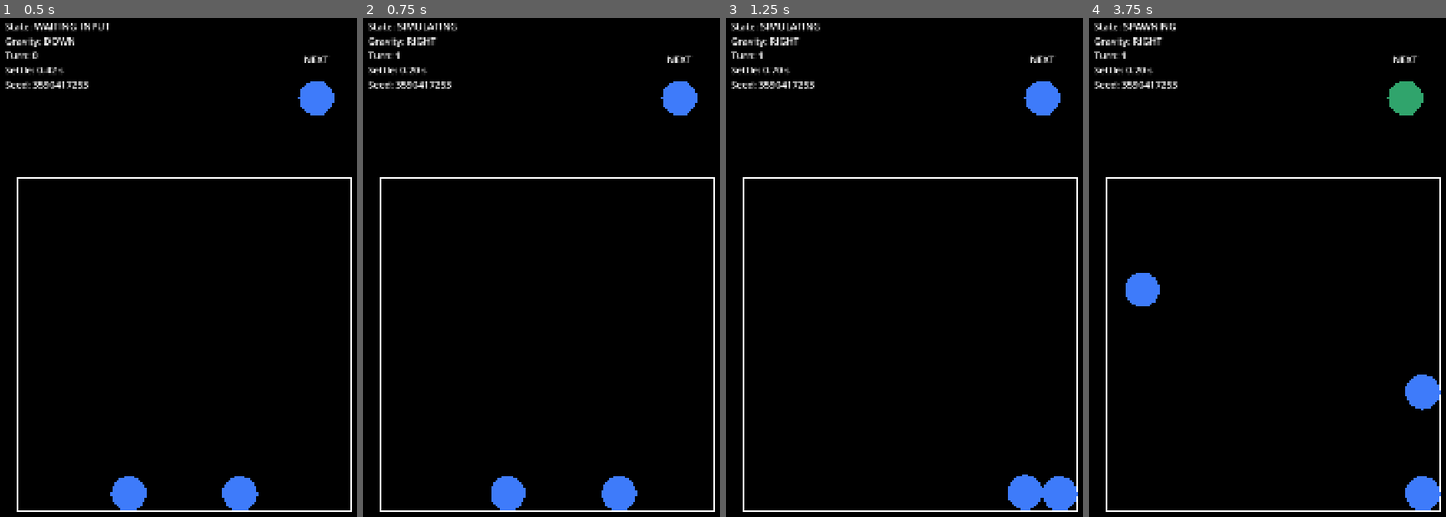
Above: before the commit, frames 1-4 (left to right).
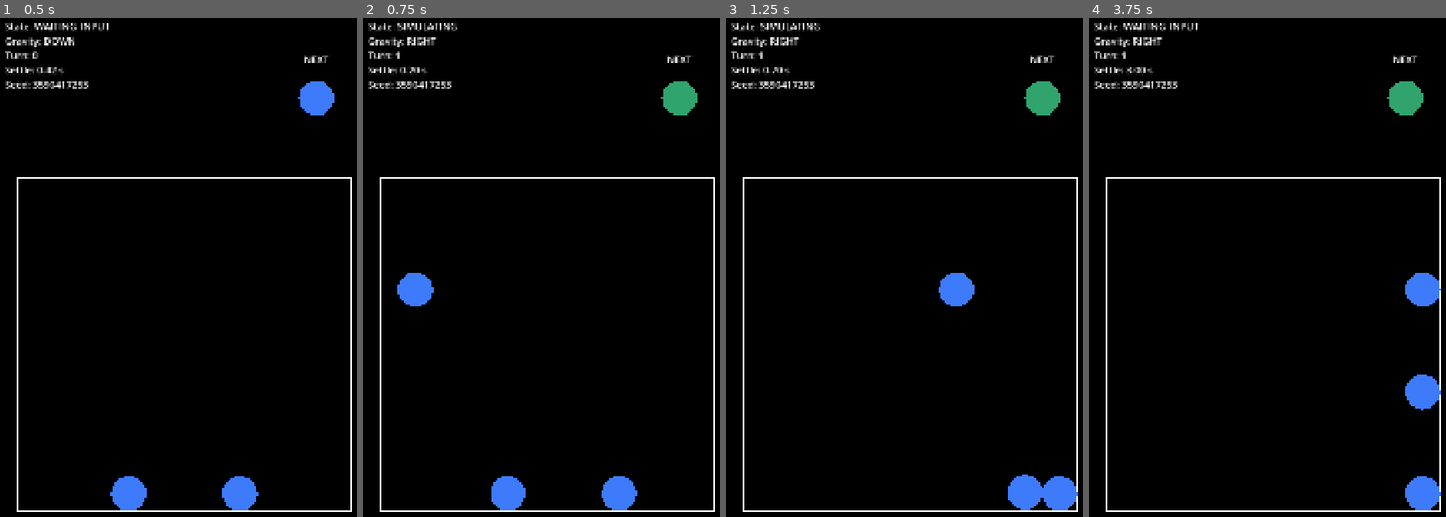
Above: after the commit, the same moments.

Repository: jeongmo-dot/gravity_orb
Game: Godot game, scene res://scenes/Main.tscn
Same seed, same stepped clock (60 frames per second), same inputs: the game is played once before the commit and once after it.
Inputs (mouse positions are in pixels of both pictures, inside the frame that each line leads up to):
- Up to frame 1 (0.5 s): no input
- Up to frame 2 (0.75 s): move the mouse to (630, 312) at 0.52 s; hold Right (gravity_right) from 0.53 s (still down); click (630, 312) at 0.67 s
- Up to frame 3 (1.25 s): keep holding Right (gravity_right)
- Up to frame 4 (3.75 s): release Right (gravity_right) at 1.25 s; drag from (1199, 377) to (1253, 477) at 1.27 s; move the mouse to (1310, 197) at 2.02 s; hold Right (gravity_right) 2.03-2.75 s; drag from (1253, 477) to (1160, 242) at 2.77 s; move the mouse to (1385, 442) at 3.52 s; hold Left (gravity_left) from 3.53 s (still down)

Frame 1 is identical in both runs. In frame 2, 1.1% of the frame differs, in the area x 9-94%, y 12-58%; in frame 3, 1.1%; in frame 4, 1.3%, in the area x 9-99%, y 1-58%.

Commit message:
[#6 M4] 스와이프 순간 구체 생성

Diff:
--- a/scripts/core/TurnManager.gd
+++ b/scripts/core/TurnManager.gd
@@ -43,12 +43,17 @@
 	_board.set_gravity(gravity)
 	gravity_changed.emit(gravity)
 	turn_started.emit(turn_index, gravity)
-	_begin_settle()
-	_set_state(State.SIMULATING)
+	_set_state(State.SPAWNING)
 
 
 func _physics_process(delta: float) -> void:
-	if state != State.SIMULATING and state != State.SPAWNING:
+	if state == State.SPAWNING:
+		_spawner.try_spawn(_board, gravity)
+		_begin_settle()
+		_set_state(State.SIMULATING)
+		return
+
+	if state != State.SIMULATING:
 		return
 
 	_settle_elapsed += delta
@@ -87,12 +92,6 @@
 		_set_state(State.WAITING_INPUT)
 		return
 
-	if state == State.SIMULATING:
-		_spawner.try_spawn(_board, gravity)
-		_begin_settle()
-		_set_state(State.SPAWNING)
-		return
-
 	_set_state(State.CHECK_GAMEOVER)
 	turn_finished.emit(turn_index, 0)
 	InputRouter.set_locked(false)
--- a/tests/scenarios/test_spawn_flow.gd
+++ b/tests/scenarios/test_spawn_flow.gd
@@ -6,6 +6,8 @@
 const HIGH_THRESHOLD: float = 1.0e9
 const WAIT_TIMEOUT_SECONDS: float = 8.0
 const POSITION_TOLERANCE: float = 0.001
+const OVERLAP_OBSERVE_SECONDS: float = 0.5
+const OVERLAP_PENETRATION_LIMIT: float = 10.0
 const REPRO_DIRECTIONS: Array[Vector2i] = [
 	Vector2i.DOWN,
 	Vector2i.LEFT,
@@ -108,8 +110,17 @@
 	var preview: Dictionary = spawner.peek_next()
 	_arm_spawn_capture(manager, board)
 
+	var frame_before_swipe: int = Engine.get_physics_frames()
 	manager.on_swipe(Vector2i.RIGHT)
-	await _wait_for_state(manager, TurnManager.State.SPAWNING)
+	assert_eq(manager.state, TurnManager.State.SPAWNING, "swipe enters SPAWNING")
+	await tree.physics_frame
+	assert_eq(manager.state, TurnManager.State.SIMULATING, "spawn starts simulation")
+	assert_eq(
+		Engine.get_physics_frames() - frame_before_swipe,
+		1,
+		"spawn happens on the next physics frame"
+	)
+	assert_eq(board.get_orbs().size(), 3, "one orb exists after one physics frame")
 	assert_eq(_captured_spawn["color"], preview["color"], "preview color")
 	assert_eq(_captured_spawn["level"], preview["level"], "preview level")
 	_assert_position_on_spawn_line(
@@ -135,7 +146,7 @@
 	_restore_config(snapshot)
 
 
-func test_three_turns_add_three_orbs_and_settle_in_spawning_state() -> void:
+func test_three_turns_spawn_before_one_settle_each() -> void:
 	var snapshot: Dictionary = _snapshot_config()
 	_set_fast_settle()
 	var fixture: Dictionary = await _create_ready_fixture(4005)
@@ -146,10 +157,11 @@
 	var directions: Array[Vector2i] = [Vector2i.RIGHT, Vector2i.UP, Vector2i.LEFT]
 
 	for direction: Vector2i in directions:
+		var orb_count_before: int = board.get_orbs().size()
 		manager.on_swipe(direction)
-		await _wait_for_state(manager, TurnManager.State.SPAWNING)
-		await tree.physics_frame
-		assert_eq(manager.state, TurnManager.State.SPAWNING, "SPAWNING persists for settle")
+		assert_eq(manager.state, TurnManager.State.SPAWNING, "swipe enters SPAWNING")
+		await _wait_for_state(manager, TurnManager.State.SIMULATING)
+		assert_eq(board.get_orbs().size(), orb_count_before + 1, "spawn precedes settling")
 		await _wait_for_state(manager, TurnManager.State.WAITING_INPUT)
 
 	assert_eq(board.get_orbs().size(), 5, "initial two plus three turn spawns")
@@ -157,8 +169,8 @@
 	for _turn: int in range(3):
 		expected_states.append_array(
 			[
+				TurnManager.State.SPAWNING,
 				TurnManager.State.SIMULATING,
-				TurnManager.State.SPAWNING,
 				TurnManager.State.CHECK_GAMEOVER,
 				TurnManager.State.WAITING_INPUT,
 			]
@@ -169,6 +181,132 @@
 	_restore_config(snapshot)
 
 
+func test_center_spawn_overlap_remains_inside_board_for_half_second() -> void:
+	var snapshot: Dictionary = _snapshot_config()
+	Config.data.spawn_position_mode = GameConfig.SpawnPositionMode.CENTER
+	var fixture: Dictionary = await _create_fixture(4006, false)
+	var board: Board = fixture["board"] as Board
+	var spawner: Spawner = fixture["spawner"] as Spawner
+	var manager: TurnManager = fixture["manager"] as TurnManager
+
+	var configured_initial_count: int = Config.data.initial_orb_count
+	Config.data.initial_orb_count = 0
+	spawner.spawn_initial(board, Vector2i.DOWN)
+	Config.data.initial_orb_count = configured_initial_count
+
+	var radius: float = Config.data.radius_for_level(1)
+	var bottom_y: float = board.half_size() - radius - Config.data.spawn_margin
+	var bottom_x_positions: Array[float] = [-360.0, -240.0, -120.0, 0.0, 120.0, 240.0, 360.0]
+	var overlap_dummy: Orb
+	for index: int in range(bottom_x_positions.size()):
+		var orb: Orb = board.spawn_orb(
+			index % Config.data.color_display.size(),
+			1,
+			Vector2(bottom_x_positions[index], bottom_y)
+		)
+		if is_zero_approx(bottom_x_positions[index]):
+			overlap_dummy = orb
+	board.spawn_orb(1, 1, Vector2(0.0, bottom_y - radius * 2.0))
+
+	manager.start_game()
+	await _wait_for_state(manager, TurnManager.State.WAITING_INPUT)
+	assert_eq(board.get_orbs().size(), 8, "eight level-1 orbs stabilized at bottom")
+
+	var preview: Dictionary = spawner.peek_next()
+	var spawned_radius: float = Config.data.radius_for_level(int(preview["level"]))
+	var spawn_line: Dictionary = board.spawn_line(Vector2i.UP, spawned_radius)
+	var overlap_position: Vector2 = spawn_line["origin"] as Vector2
+	overlap_dummy.position = overlap_position
+	overlap_dummy.linear_velocity = Vector2.ZERO
+	overlap_dummy.angular_velocity = 0.0
+	_arm_spawn_capture(manager, board)
+
+	manager.on_swipe(Vector2i.UP)
+	var state_after_spawn: TurnManager.State = await manager.state_changed
+	assert_eq(state_after_spawn, TurnManager.State.SIMULATING, "overlap spawn starts simulation")
+	var spawn_distance: float = overlap_dummy.position.distance_to(
+		_captured_spawn["position"] as Vector2
+	)
+	assert_true(
+		spawn_distance < overlap_dummy.get_radius() + float(_captured_spawn["radius"]),
+		"CENTER spawn overlaps the prepared dummy at creation"
+	)
+
+	var metrics: Dictionary = await _observe_board(board, OVERLAP_OBSERVE_SECONDS)
+	print(
+		"Spawn overlap seed=4006 duration=%.2f departures=%d max_penetration=%.3f max_speed=%.3f" % [
+			OVERLAP_OBSERVE_SECONDS,
+			int(metrics["departures"]),
+			float(metrics["max_penetration"]),
+			float(metrics["max_speed"]),
+		]
+	)
+	assert_eq(int(metrics["departures"]), 0, "overlap case orb center departures")
+	assert_true(
+		float(metrics["max_penetration"]) <= OVERLAP_PENETRATION_LIMIT,
+		"overlap wall penetration must be at most %.3fpx, got %.3fpx" % [
+			OVERLAP_PENETRATION_LIMIT,
+			float(metrics["max_penetration"]),
+		]
+	)
+
+	await _cleanup_fixture(fixture)
+	_restore_config(snapshot)
+
+
+func test_seed_4242_completes_twenty_turns_without_departures() -> void:
+	var snapshot: Dictionary = _snapshot_config()
+	var fixture: Dictionary = await _create_ready_fixture(4242)
+	var board: Board = fixture["board"] as Board
+	var manager: TurnManager = fixture["manager"] as TurnManager
+	var directions: Array[Vector2i] = [
+		Vector2i.DOWN,
+		Vector2i.RIGHT,
+		Vector2i.UP,
+		Vector2i.LEFT,
+	]
+	var total_departures: int = 0
+	var forced_settle_count: int = 0
+	var tick_seconds: float = 1.0 / float(Engine.physics_ticks_per_second)
+
+	for turn_offset: int in range(20):
+		var direction: Vector2i = directions[turn_offset % directions.size()]
+		manager.on_swipe(direction)
+		var metrics: Dictionary = await _wait_for_turn_with_metrics(manager, board)
+		var settle_elapsed: float = manager._settle_elapsed
+		var forced: bool = (
+			settle_elapsed + tick_seconds >= Config.data.max_settle_time
+		)
+		if forced:
+			forced_settle_count += 1
+		total_departures += int(metrics["departures"])
+		print(
+			"Spawn flow seed=4242 turn=%d gravity=%s settle=%.6f forced=%s orbs=%d departures=%d" % [
+				turn_offset + 1,
+				OrbTypes.dir_name(direction),
+				settle_elapsed,
+				str(forced),
+				board.get_orbs().size(),
+				int(metrics["departures"]),
+			]
+		)
+		assert_eq(manager.state, TurnManager.State.WAITING_INPUT, "turn returns to input")
+
+	print(
+		"Spawn flow seed=4242 summary turns=20 orbs=%d departures=%d forced_settles=%d" % [
+			board.get_orbs().size(),
+			total_departures,
+			forced_settle_count,
+		]
+	)
+	assert_eq(manager.turn_index, 20, "twenty turns completed")
+	assert_eq(board.get_orbs().size(), 22, "initial two plus twenty turn spawns")
+	assert_eq(total_departures, 0, "twenty-turn orb center departures")
+
+	await _cleanup_fixture(fixture)
+	_restore_config(snapshot)
+
+
 func _run_seeded_turns(seed: int) -> Array[Dictionary]:
 	var fixture: Dictionary = await _create_ready_fixture(seed)
 	var board: Board = fixture["board"] as Board
@@ -179,7 +317,7 @@
 	for direction: Vector2i in REPRO_DIRECTIONS:
 		_captured_spawn.clear()
 		manager.on_swipe(direction)
-		await _wait_for_state(manager, TurnManager.State.SPAWNING)
+		await _wait_for_state(manager, TurnManager.State.SIMULATING)
 		var spawn_position: Vector2 = _captured_spawn["position"] as Vector2
 		_assert_position_on_spawn_line(
 			board,
@@ -263,6 +401,58 @@
 			return
 		await tree.physics_frame
 	assert_eq(manager.state, target, "state wait timeout")
+
+
+func _wait_for_turn_with_metrics(manager: TurnManager, board: Board) -> Dictionary:
+	var metrics: Dictionary = _empty_physics_metrics()
+	var max_frames: int = ceili(
+		float(Engine.physics_ticks_per_second) * WAIT_TIMEOUT_SECONDS
+	)
+	for _frame: int in range(max_frames):
+		await tree.physics_frame
+		_accumulate_board_metrics(board, metrics)
+		if manager.state == TurnManager.State.WAITING_INPUT:
+			return metrics
+	assert_eq(manager.state, TurnManager.State.WAITING_INPUT, "turn wait timeout")
+	return metrics
+
+
+func _observe_board(board: Board, duration_seconds: float) -> Dictionary:
+	var metrics: Dictionary = _empty_physics_metrics()
+	var frame_count: int = ceili(
+		float(Engine.physics_ticks_per_second) * duration_seconds
+	)
+	for _frame: int in range(frame_count):
+		await tree.physics_frame
+		_accumulate_board_metrics(board, metrics)
+	return metrics
+
+
+func _empty_physics_metrics() -> Dictionary:
+	return {
+		"departures": 0,
+		"max_penetration": 0.0,
+		"max_speed": 0.0,
+	}
+
+
+func _accumulate_board_metrics(board: Board, metrics: Dictionary) -> void:
+	for orb: Orb in board.get_orbs():
+		var center_extent: float = maxf(absf(orb.position.x), absf(orb.position.y))
+		var penetration: float = maxf(
+			center_extent + orb.get_radius() - board.half_size(),
+			0.0
+		)
+		metrics["max_penetration"] = maxf(
+			float(metrics["max_penetration"]),
+			penetration
+		)
+		metrics["max_speed"] = maxf(
+			float(metrics["max_speed"]),
+			orb.linear_velocity.length()
+		)
+		if center_extent > board.half_size():
+			metrics["departures"] = int(metrics["departures"]) + 1
 
 
 func _assert_position_on_spawn_line(
@@ -325,7 +515,7 @@
 
 
 func _capture_spawn_on_state_change(next_state: TurnManager.State) -> void:
-	if next_state != TurnManager.State.SPAWNING or not is_instance_valid(_capture_board):
+	if next_state != TurnManager.State.SIMULATING or not is_instance_valid(_capture_board):
 		return
 	var orbs: Array[Orb] = _capture_board.get_orbs()
 	var spawned: Orb = orbs[orbs.size() - 1]
--- a/tests/scenarios/test_turn_manager.gd
+++ b/tests/scenarios/test_turn_manager.gd
@@ -40,8 +40,8 @@
 	assert_eq(
 		_states,
 		[
+			TurnManager.State.SPAWNING,
 			TurnManager.State.SIMULATING,
-			TurnManager.State.SPAWNING,
 			TurnManager.State.CHECK_GAMEOVER,
 			TurnManager.State.WAITING_INPUT,
 		],
@@ -59,7 +59,7 @@
 	await _cleanup_fixture(fixture, snapshot)
 
 
-func test_t3_swipe_during_simulation_is_ignored() -> void:
+func test_t3_swipes_during_spawning_and_simulation_are_ignored() -> void:
 	var snapshot: Dictionary = _snapshot_m3_config()
 	var fixture: Dictionary = await _create_ready_fixture(FIXTURE_SEED + 3)
 	var manager: TurnManager = fixture["manager"] as TurnManager
@@ -68,6 +68,14 @@
 	var gravity_before_ignored_swipe: Vector2i = manager.gravity
 
 	manager.on_swipe(Vector2i.UP)
+	assert_eq(manager.state, TurnManager.State.SPAWNING, "state remains SPAWNING")
+	assert_eq(manager.turn_index, turn_before_ignored_swipe, "turn unchanged while spawning")
+	assert_eq(manager.gravity, gravity_before_ignored_swipe, "gravity unchanged while spawning")
+	assert_eq(InputRouter.is_locked(), true, "input locked while spawning")
+
+	await _wait_for_state(manager, TurnManager.State.SIMULATING)
+	manager.on_swipe(Vector2i.UP)
+	assert_eq(manager.state, TurnManager.State.SIMULATING, "state remains SIMULATING")
 	assert_eq(manager.turn_index, turn_before_ignored_swipe, "turn unchanged while simulating")
 	assert_eq(manager.gravity, gravity_before_ignored_swipe, "gravity unchanged while simulating")
 	assert_eq(InputRouter.is_locked(), true, "input locked while simulating")
@@ -156,7 +164,7 @@
 
 	manager.on_swipe(Vector2i.DOWN)
 	assert_eq(manager.turn_index, 1, "same direction starts turn")
-	assert_eq(manager.state, TurnManager.State.SIMULATING, "same direction simulates")
+	assert_eq(manager.state, TurnManager.State.SPAWNING, "same direction starts spawning")
 	await _wait_for_state(manager, TurnManager.State.WAITING_INPUT)
 	await _cleanup_fixture(fixture, snapshot)
 
Not shown, changed: docs/jeongmo_codex_to_claude.md
